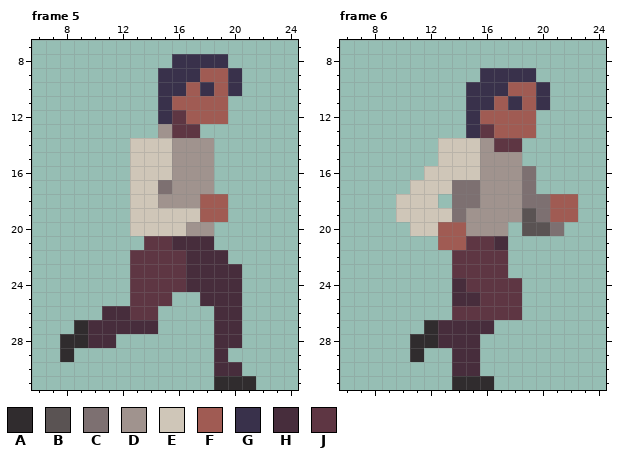
Two versions of one pixel-art file, res/player-run.ase. That is the earlier state.
32x32 pixels, 6 frames. Shown: frame 5: x 6..24, y 7..31; frame 6: x 6..24, y 7..31. The commit also changed other frames, which this record leaves out.
Palette (. is transparent): A #302c2e  B #5a5353  C #7d7071  D #a0938e  E #cfc6b8  F #a05b53  G #39314b  H #472d3c  J #5e3643
Pixels before, frame 5, first column x 8:
 8 ........GGGG..
 9 .......GGGFFG.
10 .......GGFGFG.
11 .......GFFFF..
12 .......GJFFF..
13 .......DJJ....
14 .....EEEDDD...
15 .....EEEDDD...
16 .....EEEDDD...
17 .....EECDDD...
18 .....EEDDDFF..
19 .....EEEEEFF..
20 .....EEEEDD...
21 ......JJHHH...
22 .....JJJJHHH..
23 .....JJJJHHHH.
24 .....JJJJHHHH.
25 .....JJJ..HHH.
26 ...HHJJ....HH.
27 .AHHHHH....HH.
28 AAHH.......HH.
29 A..........H..
30 ...........HH.
31 ...........AAA
Pixels before, frame 6, first column x 10:
 9 ......GGGG...
10 .....GGGFFG..
11 .....GGFGFG..
12 .....GFFFF...
13 .....GJFFF...
14 ...EEEDJJ....
15 ...EEEDDD....
16 ..EEEEDDDC...
17 .EEECCDDDC...
18 EEE.CCDDDCCFF
19 EEEECDDDDBCFF
20 .EEFFDDD.BBC.
21 ...FFJJH.....
22 ....JJJJ.....
23 ....JJJJ.....
24 ....HJJJJ....
25 ....HHJJJ....
26 ....JJJJJ....
27 ..AHHHH......
28 .AAHHH.......
29 .A..HH.......
30 ....HH.......
31 ....AAA......
Once edited:
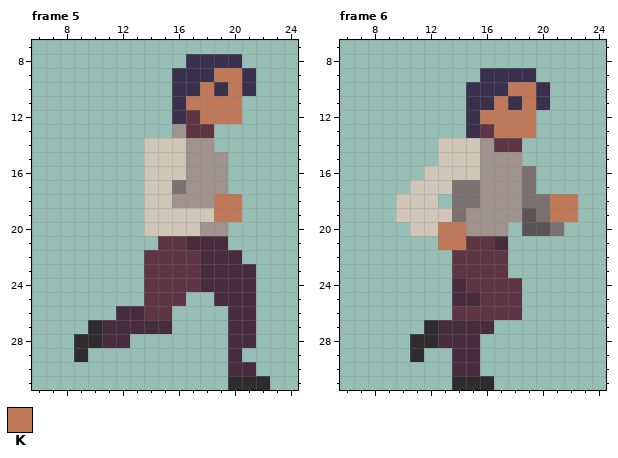
Colours new in this view: K #bf7958
The exact change:
Changed rows in their new state; - is an unchanged pixel.
Frame 5:
first column x 8:
 8 --------.---G--
 9 -------.--GKKG-
10 -------.-GKGKG-
11 -------.GKKKK--
12 -------.GJKKK--
13 -------.D-J----
14 -----.--E------
15 -----.--E--D---
16 -----.--E--D---
17 -----.-EC--D---
18 -----.-E--DKK--
19 -----.----EKK--
20 -----.---E-D---
21 ------.-J--H---
22 -----.---J--H--
23 -----.---J---H-
24 -----.---J---H-
25 -----.--J-.--H-
26 ---.-H-J---.-H-
27 -.A----H---.-H-
28 .-A-H------.-H-
29 .A---------.H--
30 -----------.-H-
31 -----------.--A
Frame 6:
first column x 16:
10 --KK
11 -K-K
12 KKKK
13 -KKK
first column x 13:
18 --------KK
19 --------KK
20 KK--------
21 KK--------
